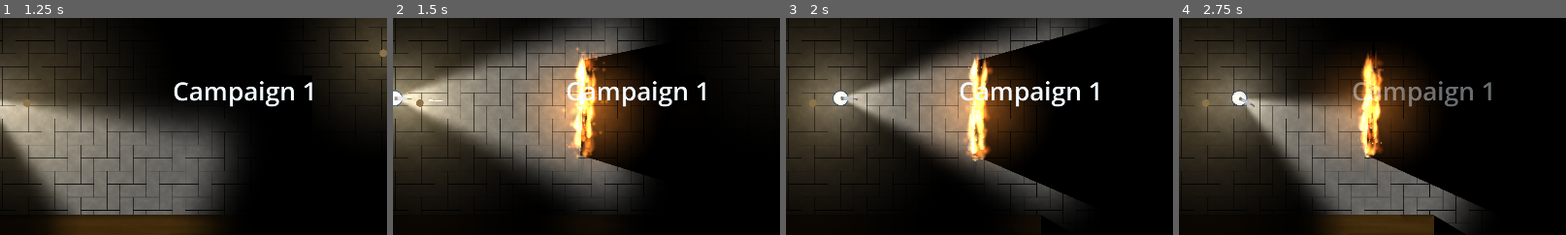
Above: before the commit, frames 1-4 (left to right).
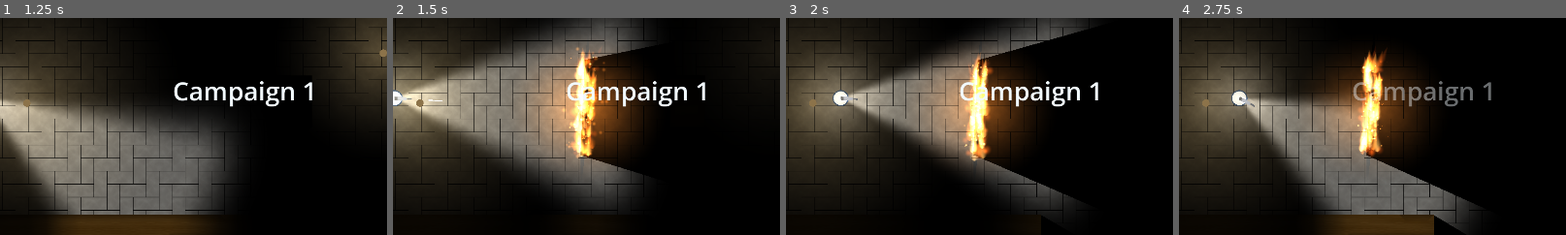
Above: after the commit, the same moments.

Repository: ThunderComplex/irregoulash
Game: Godot game, scene res://src/ui/title_screen.tscn
Two runs of this game, one before a commit and one after it. Both use one fixed random seed, a clock stepped at 60 frames per second and the inputs below.
Inputs (mouse positions are % of the whole screen's width and height, from its top left):
- Up to frame 1 (1.25 s): click "NEW GAME" at 0.5 s
- Up to frame 2 (1.5 s): tap Enter (ui_accept) at 1.25 s; move the mouse to (72, 45) at 1.27 s; hold D (move_right) from 1.28 s (still down); hold Q (ability_1) from 1.28 s (still down); click (72, 45) at 1.42 s
- Up to frame 3 (2 s): keep holding D (move_right); keep holding Q (ability_1); tap Enter (ui_accept) at 1.52 s
- Up to frame 4 (2.75 s): release D (move_right) at 2 s; release Q (ability_1) at 2 s; drag from (30, 55) to (86, 95) at 2.02 s
The pictures show only the part of the screen within x 18-68%, y 22-72%; the shares and areas given below are measured in that part.

Frame 1 is identical in both runs. In frame 2, 1.2% of the frame differs, in the area x 45-53%, y 13-65%; in frame 3, 1.3%; in frame 4, 2.0%, in the area x 46-55%, y 14-65%.

Commit message:
fire wall particle improvements

Diff:
--- a/src/fx/particle_library.gd
+++ b/src/fx/particle_library.gd
@@ -46,10 +46,10 @@
 ## own. Little initial speed and a strong lift: a flame does not fly, it climbs.
 static func _flames() -> ParticlePreset:
 	var p := ParticlePreset.new()
-	p.amount = 110
-	p.lifetime = 0.6
+	p.amount = 125
+	p.lifetime = 0.7
 	p.lifetime_randomness = 0.4
-	p.preprocess = 0.5
+	p.preprocess = 0.6
 	p.shape = ParticlePreset.Shape.BOX
 	p.direction = Vector2.UP
 	p.direction_in_world = true
@@ -59,13 +59,15 @@
 	p.gravity = Vector2(0.0, -110.0)
 	p.damping_min = 0.0
 	p.damping_max = 3.0
-	p.tangential_min = -6.0
-	p.tangential_max = 6.0
+	p.tangential_min = -60.0
+	p.tangential_max = 60.0
 	p.texture = flame_tongue()
 	p.align_to_motion = true
 	p.size_min = 16.0
 	p.size_max = 26.0
 	p.size_curve = _curve([Vector2(0.0, 0.55), Vector2(0.25, 1.0), Vector2(1.0, 0.25)])
+	p.spin_min = 10.0
+	p.spin_max = 50.0
 	p.colors = _gradient([
 		[0.0, Color(1.0, 0.95, 0.75, 0.0)],
 		[0.1, Color(1.0, 0.86, 0.5, 0.75)],
@@ -80,7 +82,7 @@
 ## Bright specks thrown up out of the fire, living longer and drifting further than the flames do.
 static func _embers() -> ParticlePreset:
 	var p := ParticlePreset.new()
-	p.amount = 22
+	p.amount = 75
 	p.lifetime = 1.3
 	p.lifetime_randomness = 0.5
 	p.preprocess = 0.8
@@ -95,8 +97,8 @@
 	p.tangential_min = -30.0
 	p.tangential_max = 30.0
 	p.size_min = 2.5
-	p.size_max = 4.5
-	p.size_curve = _curve([Vector2(0.0, 1.0), Vector2(1.0, 0.3)])
+	p.size_max = 7.5
+	p.size_curve = _curve([Vector2(0.0, 1.0), Vector2(1.0, 0.2)])
 	p.colors = _gradient([
 		[0.0, Color(1.0, 0.92, 0.6, 1.0)],
 		[0.5, Color(1.0, 0.55, 0.15, 0.9)],
@@ -110,7 +112,7 @@
 ## dim what is behind it, and kept faint: in pitch darkness heavy smoke would just be a black hole.
 static func _smoke() -> ParticlePreset:
 	var p := ParticlePreset.new()
-	p.amount = 14
+	p.amount = 50
 	p.lifetime = 1.8
 	p.lifetime_randomness = 0.4
 	p.preprocess = 1.0
@@ -125,8 +127,8 @@
 	p.tangential_max = 10.0
 	p.spin_min = -40.0
 	p.spin_max = 40.0
-	p.size_min = 26.0
-	p.size_max = 44.0
+	p.size_min = 20.0
+	p.size_max = 50.0
 	p.size_curve = _curve([Vector2(0.0, 0.5), Vector2(1.0, 1.2)])
 	p.colors = _gradient([
 		[0.0, Color(0.16, 0.12, 0.1, 0.0)],
